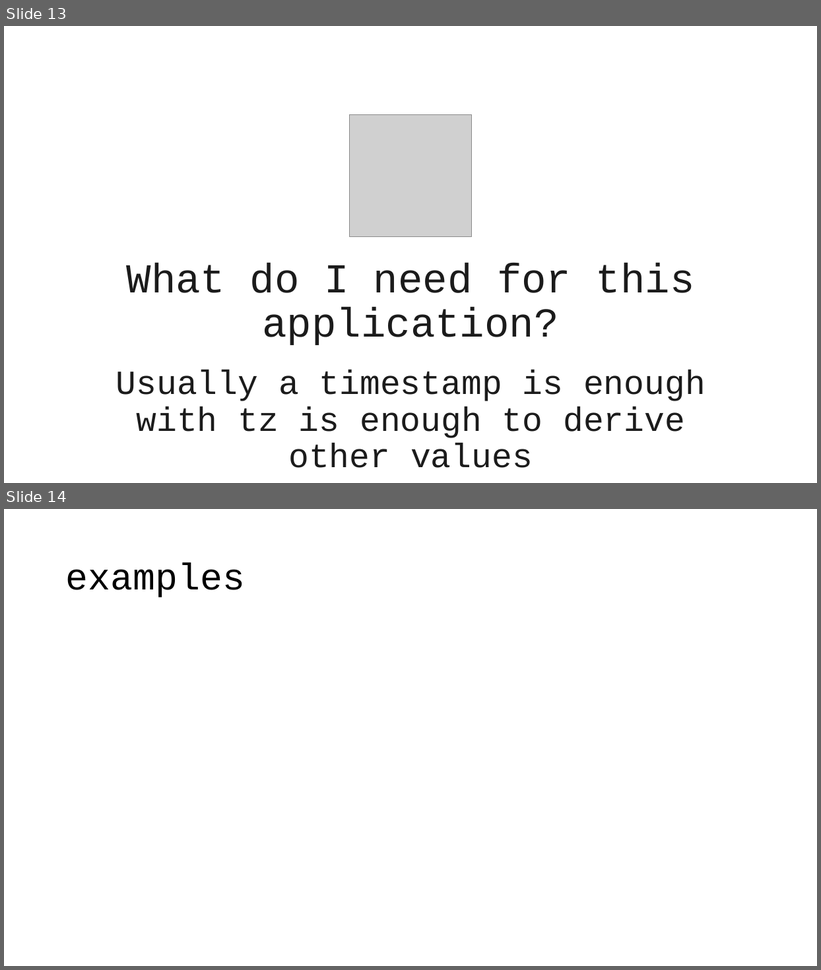
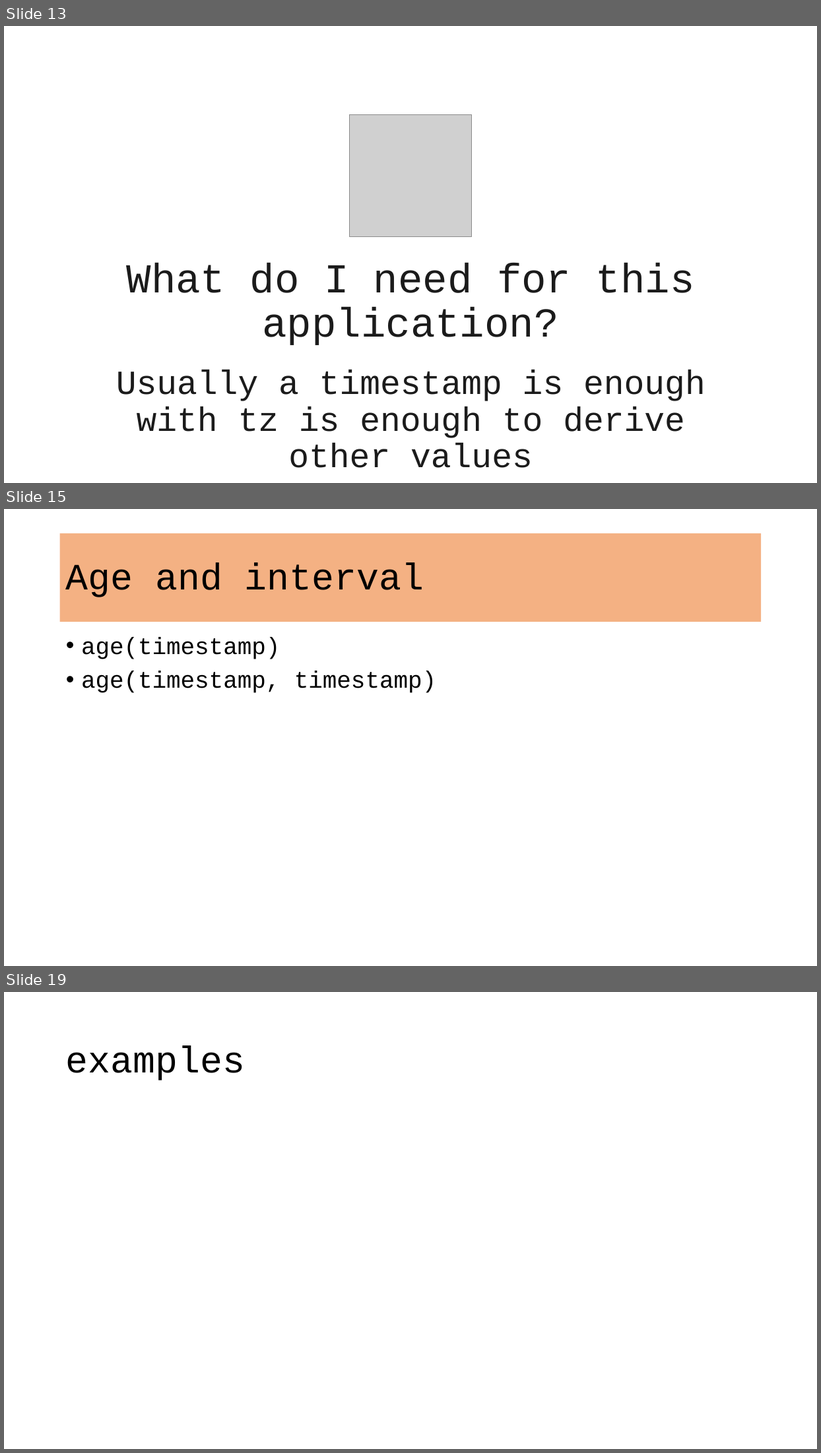
Before and after one commit to VadimAcosta/timestamps_and_intervals, a slide deck: times_and_dates.pptx. Shown one above the other, each under a label of ours: slides 13 and 14 before the commit, slides 13, 15 and 19 after it; the slides between them are not shown. The pictures are 821x970 and 821x1453 pixels, drawn with LibreOffice and Linux fonts; fonts in the diff are those of the drawing; grey boxes stand for pictures. Boxes give left, top, right and bottom in pixels: in the first picture for what was removed or moved away, otherwise in the second. Text is boxed around its words. In the diff, an @@ line names an element or a change of style, - is before the commit and + after.

```diff
--- a/times_and_dates.pptx
+++ b/times_and_dates.pptx
@@ slide 15 added at (x1=4, y1=509, x2=817, y2=966), background #FFFFFF @@
@@ title added at (x1=60, y1=533, x2=762, y2=622), fill #F4B183, 44 pt, text #000000 @@
+Age and interval
@@ text added at (x1=81, y1=637, x2=436, y2=693), 28 pt, text #000000 @@
+• age(timestamp)
+• age(timestamp, timestamp)
@@ what was slide 14 is now slide 19 @@
```
Also in this commit, not shown: 2 slides changed, 8 other slides added, 6 other files.
